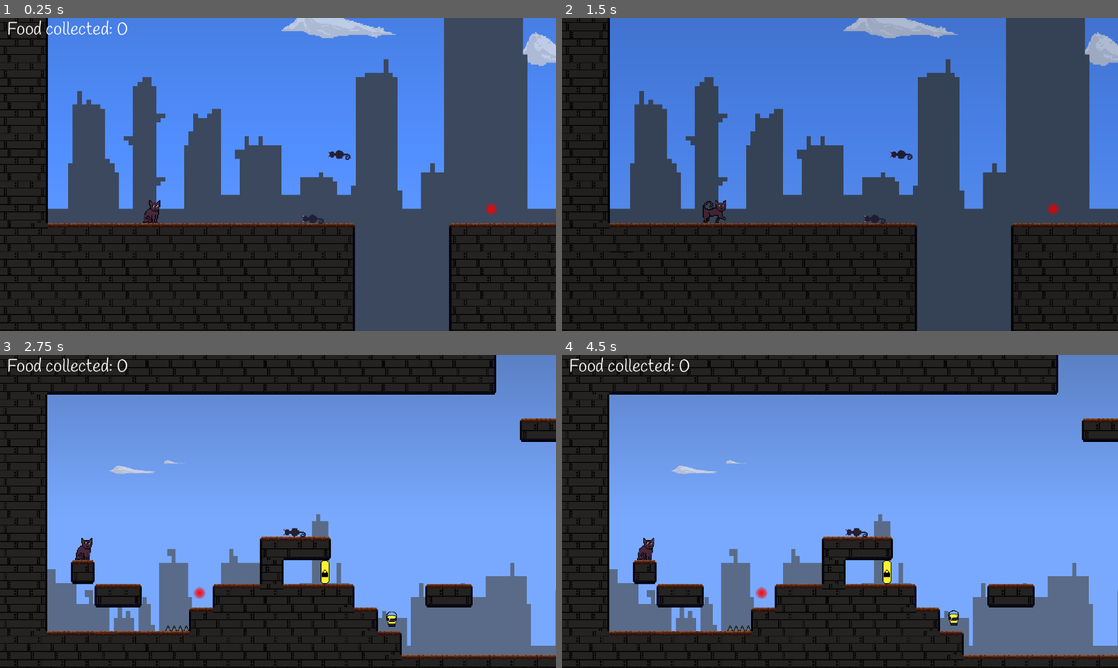
Above: before the commit, frames 1-4 (two rows, left to right).
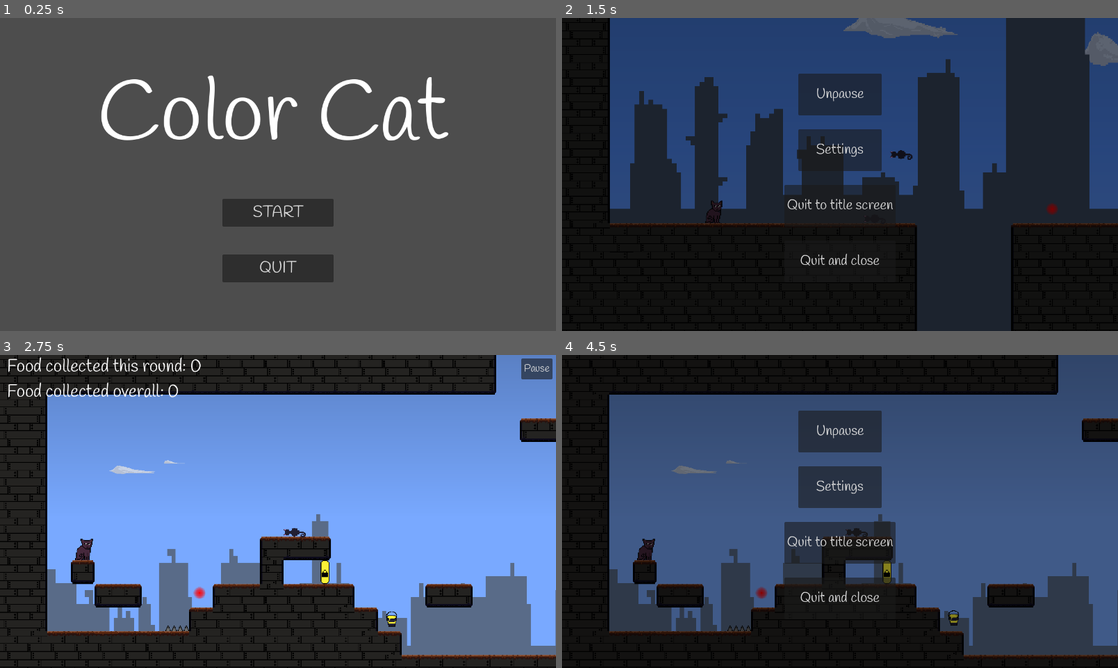
Above: after the commit, the same moments.

Repository: GillianZech/color-cat
Game: Godot game, scene res://Scenes/scene_controller.tscn
The game is run twice, just before and just after one commit, with the same random seed, the same clock (stepped at 60 frames per second) and the same inputs.
Inputs (mouse positions are in pixels of both pictures, inside the frame that each line leads up to):
- Up to frame 1 (0.25 s): no input
- Up to frame 2 (1.5 s): click (840, 212) at 0.5 s, where only the run after the commit has a clickable "START"; tap Enter (pause, bound only after the commit) at 1.25 s; hold D (move_right) from 1.28 s (still down); tap Alt (dev) at 1.35 s
- Up to frame 3 (2.75 s): tap W (move_up) at 1.52 s; release D (move_right) at 2 s; click (278, 430) at 2 s, where only the run after the commit has a clickable "Unpause"
- Up to frame 4 (4.5 s): click (1101, 367) at 2.75 s, where only the run after the commit has a clickable "Pause"; click (840, 486) at 3.5 s, where only the run after the commit has a clickable "Settings"; click (840, 486) at 4.25 s, where only the run after the commit has a clickable "Back to pause menu"

The runs differ from the first frame. In frame 1, 69% of the frame differs, in the area x 0-100%, y 0-100%; in frame 2, 66%; in frame 3, 1.0%; in frame 4, 66%.

Commit message:
Functional title screen and menus! Also food count
Functional title screen, pause menu, and settings menu! Also changed food counter so it displays both food collected on current round and food collected overall.

Diff:
--- a/color_cat/Code/CharacterBody2D.gd
+++ b/color_cat/Code/CharacterBody2D.gd
@@ -107,6 +107,8 @@
 
 		# move the character according to velocity
 		move_and_slide()
+	else:
+		ANIM_SPRITE.pause()
 
 func _animate():
 	if INPUT_VECTOR.x > 0:
--- a/color_cat/Code/Enemy.gd
+++ b/color_cat/Code/Enemy.gd
@@ -14,7 +14,7 @@
 
 # Called every frame. 'delta' is the elapsed time since the previous frame.
 func _physics_process(_delta):
-	if not DEAD:
+	if not DEAD and not get_parent().get_parent().get_parent().freeze:
 		if is_flying_enemy:
 			TARGET_VECTOR = cat.position - position
 			if TARGET_VECTOR.length() < ENGAGE_DISTANCE:
@@ -62,9 +62,6 @@
 		$HurtArea.set_collision_mask_value(1, 0)
 		die()
 		body.jump("high")
-	pass # Replace with function body.
-
 
 func _on_hurt_area_body_entered(body):
 	body._die()
-	pass # Replace with function body.
--- a/color_cat/Code/SceneController.gd
+++ b/color_cat/Code/SceneController.gd
@@ -1,25 +1,28 @@
 extends Node
 
-
-@onready var CURRENT_LEVEL = $Level1
-@onready var CURRENT_LEVEL_NAME: String = "Level1"
+@onready var CURRENT_LEVEL = $TitleScreen
+@onready var CURRENT_LEVEL_NAME: String = "TitleScreen"
 @onready var NEXT_LEVEL
-@onready var NEXT_LEVEL_NAME: String = "Level2"
+@onready var NEXT_LEVEL_NAME: String = "Level1"
 @onready var RELOAD
 @onready var ADVANCING: bool
 @onready var hud = get_node("HUD")
+@onready var music = $BackgroundMusic
+@onready var title_screen = $TitleScreen
+@onready var music_switch = get_node("PauseMenu").get_node("SettingsMenu").get_node("MusicSwitch")
 var freeze = false
 
 @export var ANIM: AnimationPlayer
 
 func _ready():
-	$BackgroundMusic.play()
+	pass
 
 func _physics_process(_delta):
 	if Input.is_action_just_pressed("restart"): # R key
 		# Restart the current level
-		get_node("Restart").play()
-		_restart()
+		if CURRENT_LEVEL != title_screen:
+			get_node("Restart").play()
+			_restart()
 
 
 func _update_scene(NEXT_DESTINATION_NAME):
@@ -36,7 +39,6 @@
 	ADVANCING = false
 	freeze = true
 	ANIM.play("fade_in")
-	#_update_scene(CURRENT_LEVEL_NAME)
 
 func _on_animation_player_animation_finished(anim_name):
 	if anim_name == "fade_in":
@@ -48,7 +50,9 @@
 			CURRENT_LEVEL = NEXT_LEVEL
 			CURRENT_LEVEL_NAME = NEXT_LEVEL_NAME
 			CURRENT_LEVEL.visible = true
-			hud.pfood_count = hud.food_count
+			hud.pfood_count = hud.food_count+hud.pfood_count #changed
+			hud.food_count = 0 # current food count for new level, new
+			hud.update_score(false) #new
 			ANIM.play("fade_out")
 		else:
 			RELOAD = load("res://Scenes/" + CURRENT_LEVEL_NAME + (".tscn")).instantiate()
@@ -57,10 +61,14 @@
 			CURRENT_LEVEL.queue_free()
 			CURRENT_LEVEL = RELOAD
 			CURRENT_LEVEL.visible = true
-			hud.food_count = hud.pfood_count
+			#hud.food_count = hud.pfood_count
+			hud.food_count = 0 #changed
 			hud.update_score(false)
 			ANIM.play("fade_out")
 	if anim_name == "fade_out": #do these things once the level fully loads back in
 		# make HUD visible
-		hud.visible = true
+		if CURRENT_LEVEL != title_screen:
+			hud.visible = true
+			if not music.is_playing() and music_switch.button_pressed:
+				music.play()
 		freeze = false
--- /dev/null
+++ b/color_cat/Code/pause_menu.gd
@@ -0,0 +1,43 @@
+extends CanvasLayer
+@onready var scene_controller = get_parent()
+@onready var hud = get_parent().get_node("HUD")
+@onready var settings_menu = $SettingsMenu
+@onready var unpause_button = $Unpause
+@onready var settings = $Settings
+@onready var quit_to_title = $QuitToTitle
+@onready var quit_and_close = $QuitAndClose
+
+
+# Called when the node enters the scene tree for the first time.
+func _ready():
+	pass # Replace with function body.
+
+
+# Called every frame. 'delta' is the elapsed time since the previous frame.
+func _physics_process(_delta):
+	pass
+
+func unpause():
+	hud.paused = false
+	visible = false
+	scene_controller.freeze = false
+	hud.visible = true
+
+func _on_unpause_pressed():
+	unpause()
+
+func _on_settings_pressed():
+	unpause_button.visible = false
+	settings.visible = false
+	quit_to_title.visible = false
+	quit_and_close.visible = false
+	settings_menu.visible = true
+
+func _on_quit_to_title_pressed():
+	visible = false
+	scene_controller.music.stop()
+	scene_controller.music.seek(0)
+	scene_controller._update_scene("TitleScreen")
+
+func _on_quit_and_close_pressed():
+	get_tree().quit()
--- /dev/null
+++ b/color_cat/Code/settings_menu.gd
@@ -0,0 +1,23 @@
+extends CanvasLayer
+
+
+# Called when the node enters the scene tree for the first time.
+func _ready():
+	pass # Replace with function body.
+
+# Called every frame. 'delta' is the elapsed time since the previous frame.
+func _physics_process(_delta):
+	pass
+
+func _on_back_to_pause_menu_pressed():
+	visible = false
+	get_parent().unpause_button.visible = true
+	get_parent().settings.visible = true
+	get_parent().quit_to_title.visible = true
+	get_parent().quit_and_close.visible = true
+
+func _on_music_switch_toggled(toggled_on):
+	if toggled_on:
+		get_parent().get_parent().music.play()
+	else:
+		get_parent().get_parent().music.stop()
--- /dev/null
+++ b/color_cat/Code/title_screen.gd
@@ -0,0 +1,21 @@
+extends Control
+
+
+# Called when the node enters the scene tree for the first time.
+func _ready():
+	pass # Replace with function body.
+
+
+# Called every frame. 'delta' is the elapsed time since the previous frame.
+func _physics_process(_delta):
+	pass
+
+
+func _on_start_button_pressed():
+	get_parent()._update_scene("Level1")
+	#get_parent().music.play()
+
+
+func _on_quit_button_pressed():
+	get_tree().quit()
+	pass # Replace with function body.
--- /dev/null
+++ b/color_cat/Scenes/TitleScreen.tscn
@@ -0,0 +1,47 @@
+[gd_scene load_steps=3 format=3 uid="uid://dk3jgga1aa22v"]
+
+[ext_resource type="Script" path="res://Code/title_screen.gd" id="1_68akn"]
+[ext_resource type="FontFile" uid="uid://b5wr2pvb464e8" path="res://Fonts/Handlee-Regular.ttf" id="2_rfmo8"]
+
+[node name="TitleScreen" type="Control"]
+layout_mode = 3
+anchors_preset = 15
+anchor_right = 1.0
+anchor_bottom = 1.0
+grow_horizontal = 2
+grow_vertical = 2
+script = ExtResource("1_68akn")
+
+[node name="Title" type="RichTextLabel" parent="."]
+layout_mode = 0
+offset_left = 224.0
+offset_top = 96.0
+offset_right = 1056.0
+offset_bottom = 359.0
+theme_override_fonts/normal_font = ExtResource("2_rfmo8")
+theme_override_font_sizes/normal_font_size = 196
+text = "Color Cat"
+fit_content = true
+
+[node name="StartButton" type="Button" parent="."]
+layout_mode = 0
+offset_left = 512.0
+offset_top = 416.0
+offset_right = 768.0
+offset_bottom = 480.0
+theme_override_fonts/font = ExtResource("2_rfmo8")
+theme_override_font_sizes/font_size = 36
+text = "START"
+
+[node name="QuitButton" type="Button" parent="."]
+layout_mode = 0
+offset_left = 512.0
+offset_top = 544.0
+offset_right = 768.0
+offset_bottom = 608.0
+theme_override_fonts/font = ExtResource("2_rfmo8")
+theme_override_font_sizes/font_size = 36
+text = "QUIT"
+
+[connection signal="pressed" from="StartButton" to="." method="_on_start_button_pressed"]
+[connection signal="pressed" from="QuitButton" to="." method="_on_quit_button_pressed"]
--- a/color_cat/Scenes/hud.gd
+++ b/color_cat/Scenes/hud.gd
@@ -2,6 +2,7 @@
 
 var food_count = 0
 var pfood_count = 0
+var paused = false
 
 # Called when the node enters the scene tree for the first time.
 func _ready():
@@ -9,11 +10,27 @@
 
 # Called every frame. 'delta' is the elapsed time since the previous frame.
 func _physics_process(_delta):
-	pass
+	if Input.is_action_just_pressed("pause"): # Enter key or Escape key
+		if paused:
+			get_parent().get_node("PauseMenu").unpause()
+		else:
+			pause()
 
 func update_score(animate):
 	# play an animation that makes it immediately large and then
 	# slowly shrink back to normal size
-	$FoodCount.text = "Food collected: "+str(food_count)
+	#$FoodCount.text = "Food collected this round: "+str(food_count)
+	#$FoodCount.text = "Food collected this round: "+str(food_count-pfood_count)+"\nFood collected overall: "+str(food_count)
+	$FoodCount.text = "Food collected this round: "+str(food_count)+"\nFood collected overall: "+str(food_count+pfood_count)
 	if animate:
 		$AnimationPlayer.play("food_collected")
+
+func pause():
+	paused = true
+	visible = false
+	get_parent().freeze = true
+	#print("Pause")
+	get_parent().get_node("PauseMenu").visible = true
+
+func _on_pause_button_pressed():
+	pause()
--- a/color_cat/Scenes/hud.tscn
+++ b/color_cat/Scenes/hud.tscn
@@ -1,7 +1,8 @@
-[gd_scene load_steps=6 format=3 uid="uid://b2svwmqbe8ryq"]
+[gd_scene load_steps=7 format=3 uid="uid://b2svwmqbe8ryq"]
 
 [ext_resource type="Script" path="res://Scenes/hud.gd" id="1_f7acf"]
 [ext_resource type="Theme" uid="uid://da0ea5sht0oet" path="res://Scenes/handlee.tres" id="2_mtu6p"]
+[ext_resource type="FontFile" uid="uid://b5wr2pvb464e8" path="res://Fonts/Handlee-Regular.ttf" id="3_fon5s"]
 
 [sub_resource type="Animation" id="Animation_x7wvj"]
 length = 0.001
@@ -49,10 +50,22 @@
 offset_bottom = 55.0
 theme = ExtResource("2_mtu6p")
 theme_override_font_sizes/font_size = 40
-text = "Food collected: 0"
+text = "Food collected this round: 0
+Food collected overall: 0"
 
 [node name="AnimationPlayer" type="AnimationPlayer" parent="."]
 root_node = NodePath("../FoodCount")
 libraries = {
 "": SubResource("AnimationLibrary_o6jwf")
 }
+
+[node name="PauseButton" type="Button" parent="."]
+offset_left = 1200.0
+offset_top = 8.0
+offset_right = 1272.0
+offset_bottom = 56.0
+theme_override_fonts/font = ExtResource("3_fon5s")
+theme_override_font_sizes/font_size = 24
+text = "Pause"
+
+[connection signal="pressed" from="PauseButton" to="." method="_on_pause_button_pressed"]
--- /dev/null
+++ b/color_cat/Scenes/pause_menu.tscn
@@ -0,0 +1,57 @@
+[gd_scene load_steps=4 format=3 uid="uid://bsjhk3bsxa73u"]
+
+[ext_resource type="Script" path="res://Code/pause_menu.gd" id="1_nttqx"]
+[ext_resource type="FontFile" uid="uid://b5wr2pvb464e8" path="res://Fonts/Handlee-Regular.ttf" id="1_u3oc8"]
+[ext_resource type="PackedScene" uid="uid://btdvu7dmj18dn" path="res://Scenes/settings_menu.tscn" id="3_3sto3"]
+
+[node name="PauseMenu" type="CanvasLayer"]
+script = ExtResource("1_nttqx")
+
+[node name="ColorRect" type="ColorRect" parent="."]
+modulate = Color(0, 0, 0, 0.466667)
+offset_right = 1280.0
+offset_bottom = 736.0
+
+[node name="Unpause" type="Button" parent="."]
+offset_left = 544.0
+offset_top = 128.0
+offset_right = 736.0
+offset_bottom = 224.0
+theme_override_fonts/font = ExtResource("1_u3oc8")
+theme_override_font_sizes/font_size = 32
+text = "Unpause"
+
+[node name="Settings" type="Button" parent="."]
+offset_left = 544.0
+offset_top = 256.0
+offset_right = 736.0
+offset_bottom = 352.0
+theme_override_fonts/font = ExtResource("1_u3oc8")
+theme_override_font_sizes/font_size = 32
+text = "Settings"
+
+[node name="QuitToTitle" type="Button" parent="."]
+offset_left = 512.0
+offset_top = 384.0
+offset_right = 768.0
+offset_bottom = 480.0
+theme_override_fonts/font = ExtResource("1_u3oc8")
+theme_override_font_sizes/font_size = 32
+text = "Quit to title screen"
+
+[node name="QuitAndClose" type="Button" parent="."]
+offset_left = 512.0
+offset_top = 512.0
+offset_right = 768.0
+offset_bottom = 608.0
+theme_override_fonts/font = ExtResource("1_u3oc8")
+theme_override_font_sizes/font_size = 32
+text = "Quit and close"
+
+[node name="SettingsMenu" parent="." instance=ExtResource("3_3sto3")]
+visible = false
+
+[connection signal="pressed" from="Unpause" to="." method="_on_unpause_pressed"]
+[connection signal="pressed" from="Settings" to="." method="_on_settings_pressed"]
+[connection signal="pressed" from="QuitToTitle" to="." method="_on_quit_to_title_pressed"]
+[connection signal="pressed" from="QuitAndClose" to="." method="_on_quit_and_close_pressed"]
--- a/color_cat/Scenes/scene_controller.tscn
+++ b/color_cat/Scenes/scene_controller.tscn
@@ -1,10 +1,11 @@
-[gd_scene load_steps=10 format=3 uid="uid://bro0nk6v5146y"]
+[gd_scene load_steps=11 format=3 uid="uid://bro0nk6v5146y"]
 
-[ext_resource type="PackedScene" uid="uid://n63lnk86ts66" path="res://Scenes/Level1.tscn" id="1_0tiaa"]
 [ext_resource type="Script" path="res://Code/SceneController.gd" id="1_kyn8p"]
 [ext_resource type="AudioStream" uid="uid://b5y1fgkb5iplb" path="res://Sounds/weramp.ogg" id="3_w7o3t"]
 [ext_resource type="PackedScene" uid="uid://b2svwmqbe8ryq" path="res://Scenes/hud.tscn" id="4_duthn"]
 [ext_resource type="AudioStream" uid="uid://pllq2g8c63nh" path="res://Sounds/16bar.ogg" id="5_h4uy0"]
+[ext_resource type="PackedScene" uid="uid://bsjhk3bsxa73u" path="res://Scenes/pause_menu.tscn" id="6_6064m"]
+[ext_resource type="PackedScene" uid="uid://dk3jgga1aa22v" path="res://Scenes/TitleScreen.tscn" id="6_c65bx"]
 
 [sub_resource type="Animation" id="Animation_vdcqd"]
 length = 0.001
@@ -61,9 +62,8 @@
 script = ExtResource("1_kyn8p")
 ANIM = NodePath("AnimationPlayer")
 
-[node name="Level1" parent="." instance=ExtResource("1_0tiaa")]
-
 [node name="HUD" parent="." instance=ExtResource("4_duthn")]
+visible = false
 
 [node name="AnimationPlayer" type="AnimationPlayer" parent="."]
 libraries = {
@@ -89,4 +89,9 @@
 max_distance = 1e+09
 attenuation = 0.01
 
+[node name="TitleScreen" parent="." instance=ExtResource("6_c65bx")]
+
+[node name="PauseMenu" parent="." instance=ExtResource("6_6064m")]
+visible = false
+
 [connection signal="animation_finished" from="AnimationPlayer" to="." method="_on_animation_player_animation_finished"]
--- /dev/null
+++ b/color_cat/Scenes/settings_menu.tscn
@@ -0,0 +1,37 @@
+[gd_scene load_steps=3 format=3 uid="uid://btdvu7dmj18dn"]
+
+[ext_resource type="FontFile" uid="uid://b5wr2pvb464e8" path="res://Fonts/Handlee-Regular.ttf" id="1_4caco"]
+[ext_resource type="Script" path="res://Code/settings_menu.gd" id="1_h043e"]
+
+[node name="SettingsMenu" type="CanvasLayer"]
+script = ExtResource("1_h043e")
+
+[node name="BackToPauseMenu" type="Button" parent="."]
+offset_left = 544.0
+offset_top = 256.0
+offset_right = 736.0
+offset_bottom = 352.0
+theme_override_fonts/font = ExtResource("1_4caco")
+theme_override_font_sizes/font_size = 32
+text = "Back to
+pause menu"
+
+[node name="MusicLabel" type="Label" parent="."]
+offset_left = 544.0
+offset_top = 416.0
+offset_right = 620.0
+offset_bottom = 459.0
+theme_override_fonts/font = ExtResource("1_4caco")
+theme_override_font_sizes/font_size = 32
+text = "Music"
+
+[node name="MusicSwitch" type="CheckButton" parent="."]
+offset_left = 640.0
+offset_top = 406.0
+offset_right = 684.0
+offset_bottom = 430.0
+scale = Vector2(2.4, 2.4)
+button_pressed = true
+
+[connection signal="pressed" from="BackToPauseMenu" to="." method="_on_back_to_pause_menu_pressed"]
+[connection signal="toggled" from="MusicSwitch" to="." method="_on_music_switch_toggled"]
--- a/color_cat/project.godot
+++ b/color_cat/project.godot
@@ -58,6 +58,12 @@
 "events": [Object(InputEventKey,"resource_local_to_scene":false,"resource_name":"","device":-1,"window_id":0,"alt_press …(182 unchanged characters)…
 ]
 }
+pause={
+"deadzone": 0.5,
+"events": [Object(InputEventKey,"resource_local_to_scene":false,"resource_name":"","device":-1,"window_id":0,"alt_pressed":false,"shift_pressed":false,"ctrl_pressed":false,"meta_pressed":false,"pressed":false,"keycode":0,"physical_keycode":4194309,"key_label":0,"unicode":0,"echo":false,"script":null)
+, Object(InputEventKey,"resource_local_to_scene":false,"resource_name":"","device":-1,"window_id":0,"alt_pressed":false,"shift_pressed":false,"ctrl_pressed":false,"meta_pressed":false,"pressed":false,"keycode":0,"physical_keycode":4194305,"key_label":0,"unicode":0,"echo":false,"script":null)
+]
+}
 
 [layer_names]
 
